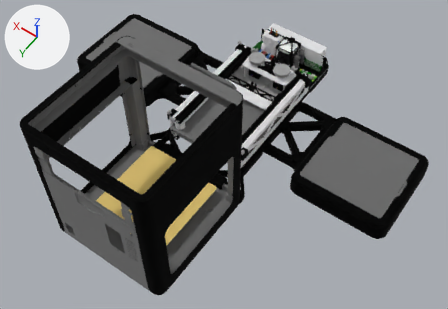
The glTF model assets/models/build-plate-robot/final.glb, before and after one commit.
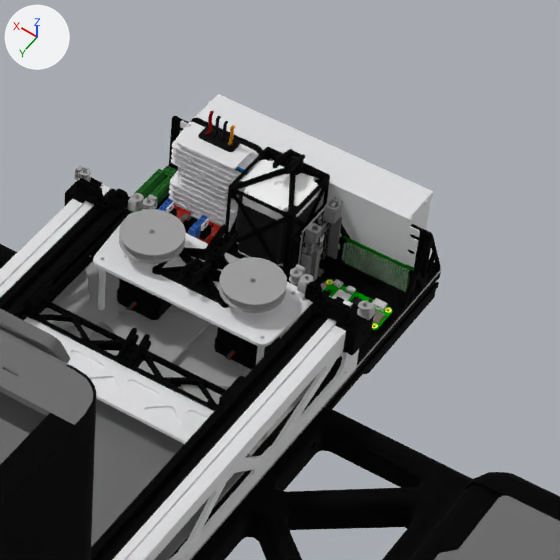
Old and new are each drawn whole from a 50 mm lens placed at (-0.75, 1.066, 1.491), pointed at (-0.103, 0.16, 0.067) and again close up on the part from 49% to 80% of the width and 0% to 45% of the height. The axes (+X, +Y, +Z) are drawn at upper left. The lights are the same throughout. The last two pictures show the newer version. Where no turn or scale is listed for an object, it has been applied to the vertices.

The first close-up shows 'anim_bpr_0_G_EXT', 'anim_bpr_12_G_MIDPLATE', 'anim_bpr_14_G_BASE', 'anim_bpr_18_G_UNO', 'anim_bpr_19_G_PERF', 'anim_bpr_20_G_PI', 'anim_bpr_21_G_PSU', 'anim_bpr_22_G_TERM', 'anim_bpr_23_G_BUCK', 'anim_bpr_24_G_MOS1', 'anim_bpr_25_G_MOS2', 'anim_bpr_26_G_BAY_L', 'anim_bpr_27_G_BAY_R', 'anim_bpr_28_G_PRINTER', 'anim_bpr_29_G_HOLDERS', 'anim_bpr_30_G_PLATE_L', 'anim_bpr_31_G_PLATE_C', 'anim_bpr_5_G_ROT' and 3 more.
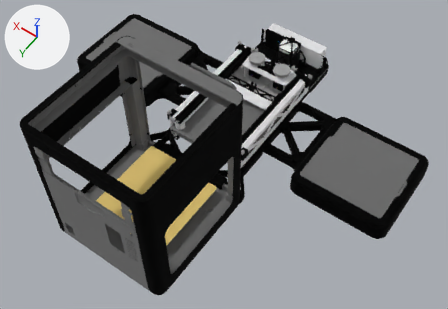
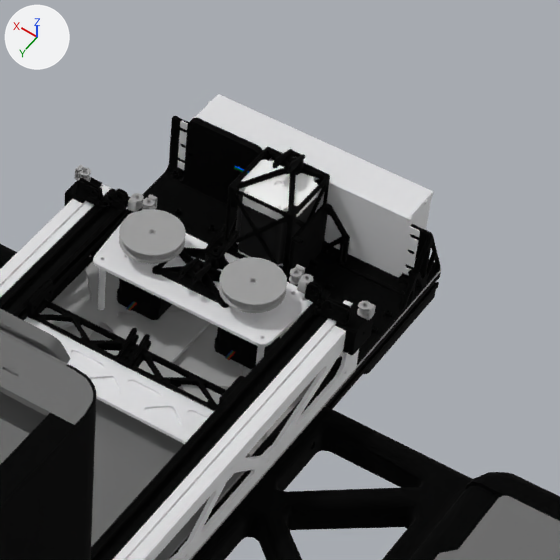
The change in detail:
Material 'Material_16' (mat_material_16) changes colour from white #f6f6f3 to black #272727; in linear values from (0.922, 0.922, 0.896) to (0.0203, 0.0203, 0.0203).
me_mesh_14 has 1787 vertices, 3537 faces and spans x -0.131..0.131, y -0.275..0.275, z -0.066..0.066.
me_mesh_14 no longer uses material mat_material_35 (black #272727).
me_mesh_14 gains material mat_material_16 (black #272727).
Object 'anim_bpr_18_G_UNO' (ob_anim_bpr_18_g_uno) is deleted.
Object 'anim_bpr_19_G_PERF' (ob_anim_bpr_19_g_perf) is deleted.
Object 'anim_bpr_20_G_PI' (ob_anim_bpr_20_g_pi) is deleted.
Object 'anim_bpr_22_G_TERM' (ob_anim_bpr_22_g_term) is deleted.
Object 'anim_bpr_23_G_BUCK' (ob_anim_bpr_23_g_buck) is deleted.
Object 'anim_bpr_24_G_MOS1' (ob_anim_bpr_24_g_mos1) is deleted.
Object 'anim_bpr_25_G_MOS2' (ob_anim_bpr_25_g_mos2) is deleted.

Boxes [x1, y1, x2, y2] around the edits, measured in the close-ups (560 x 560 px):
'anim_bpr_23_G_BUCK', deleted: before [169, 111, 259, 232]
    faces in mat_material_4 (white #f5f5f6): [169, 122, 259, 232]
    faces in mat_material_35 (black #272727): [199, 115, 243, 152]
'anim_bpr_18_G_UNO', deleted: before [295, 196, 343, 287]
    faces in mat_material_6 (grey #a0a0a0): [295, 196, 343, 286]
    faces in mat_material_0 (black #191919): [297, 198, 336, 287]
'anim_bpr_19_G_PERF', deleted: before [342, 236, 414, 292]
    faces in mat_material_18 (green #007f02): [342, 236, 414, 292]
    faces in mat_material_17 (light grey #d9d9d9): [342, 243, 409, 291]
'anim_bpr_20_G_PI', deleted: before [320, 279, 393, 330]
'anim_bpr_22_G_TERM', deleted: before [114, 166, 178, 231]
    faces in mat_material_9 (green #449648): [126, 166, 176, 213]
'anim_bpr_25_G_MOS2', deleted: before [187, 215, 225, 244]
    faces in mat_material_38 (blue #5995da): [188, 215, 208, 238]
    faces in mat_material_8 (red #c43527): [187, 221, 221, 244]
'anim_bpr_24_G_MOS1', deleted: before [157, 198, 192, 223]
'anim_bpr_27_G_BAY_R', unchanged, uncovered by the edit: [105, 116, 263, 247] in both
